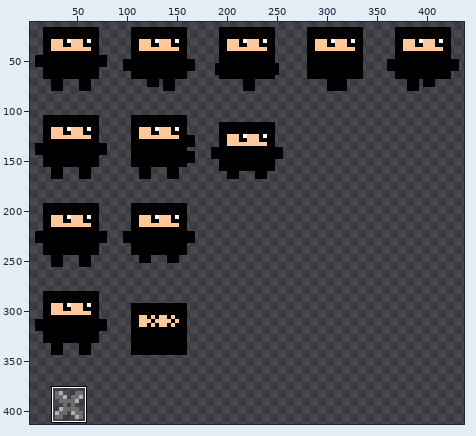
Sprite sheet, stored at Assets/Sprites/Spritesheet.PNG. Above: a wide view before the commit, with the close-up outlined.
Close-up. Earlier state:
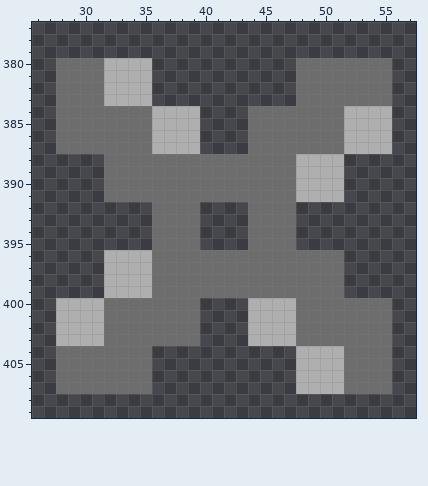
The file is 440x440 pixels. Colours within 5 levels of each other are drawn and written as one. Shown: x 26..57, y 377..409. The wide view leaves out empty margins. The commit also changed other parts of the picture, which this record leaves out.
New version:
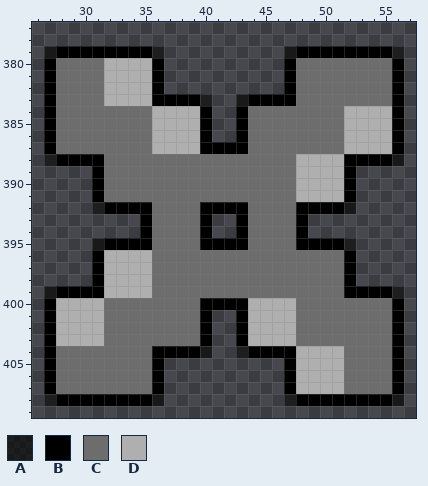
Palette (. is transparent): A #00000096  B #000000  C #6d6d6d  D #afafaf
From old to new:
There is now colour A in row 379 at x 27, 36, 47 and 56; in row 383 at x 40 and 43; in row 388 at x 27 and 56; in row 392 at x 31 and 52; in row 395 at x 31 and 52; in row 399 at x 27 and 56.
There is now colour A in row 404 at x 40 and 43; in row 408 at x 27, 36, 47 and 56.
There is now colour B in row 379 at x 28 to 35 and 48 to 55; in rows 380 to 382 at x 27, 36, 47 and 56; in row 383 at x 27, 36 to 39, 44 to 47 and 56; in rows 384 to 386 at x 27, 40, 43 and 56; in row 387 at x 27, 40 to 43 and 56; in row 388 at x 28 to 31 and 52 to 55.
There is now colour B in rows 389 to 391 at x 31 and 52; in row 392 at x 32 to 35, 40 to 43 and 48 to 51; in rows 393 to 394 at x 35, 40, 43 and 48; in row 395 at x 32 to 35, 40 to 43 and 48 to 51; in rows 396 to 398 at x 31 and 52; in row 399 at x 28 to 31 and 52 to 55.
There is now colour B in row 400 at x 27, 40 to 43 and 56; in rows 401 to 403 at x 27, 40, 43 and 56; in row 404 at x 27, 36 to 39, 44 to 47 and 56; in rows 405 to 407 at x 27, 36, 47 and 56; in row 408 at x 28 to 35 and 48 to 55.
Pixel boxes of the changes (left, top, right, bottom) in both close-ups:
added: (44, 46, 404, 406)
